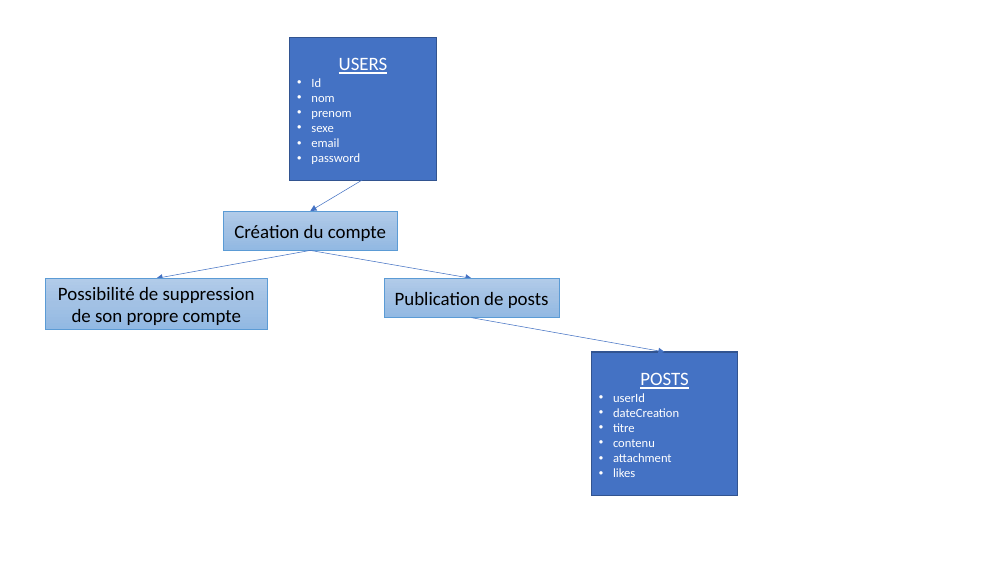
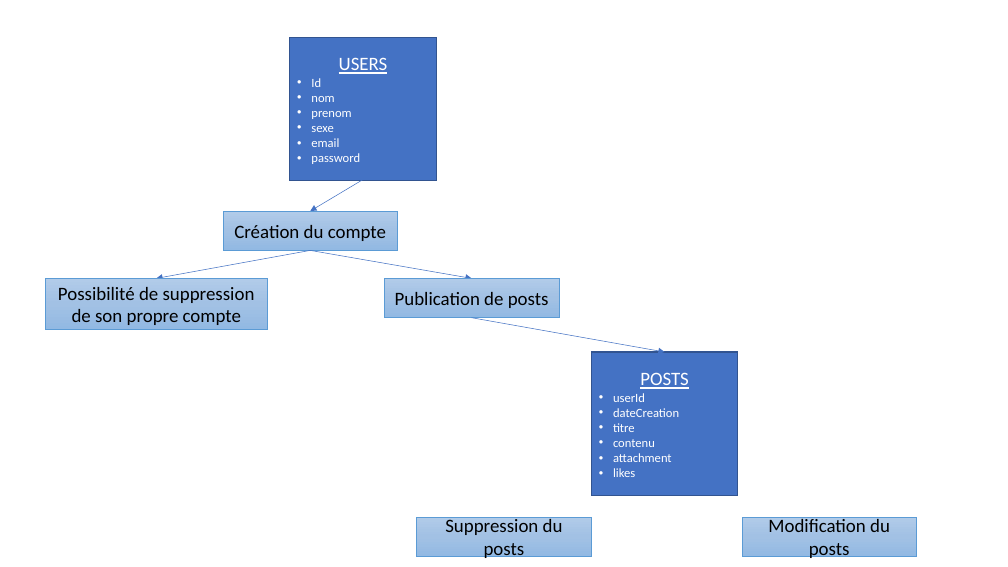
Before and after one commit to Nadia-github/Reseau_social_Groupomania, a slide deck: slide 1 of Structure.pptx. Drawn at 1008x567 pixels with LibreOffice and Linux fonts; fonts in the diff are those of the drawing. Boxes give left, top, right and bottom in pixels: in the first picture for what was removed or moved away, otherwise in the second. Text is boxed around its words. In the diff, an @@ line names an element or a change of style, - is before the commit and + after.

```diff
--- a/Structure.pptx
+++ b/Structure.pptx
@@ rectangle added at <box>417,517,591,557</box>, fill gradient #B1CBE9 to #A3C1E5 to #93B9E4, outline #5B9BD5 0.5 pt, 18 pt, text #000000 @@
+Suppression du posts
@@ rectangle added at <box>742,517,917,557</box>, fill gradient #B1CBE9 to #A3C1E5 to #93B9E4, outline #5B9BD5 0.5 pt, 18 pt, text #000000 @@
+Modification du posts
```
Also in this commit, not shown: 10 other files.
